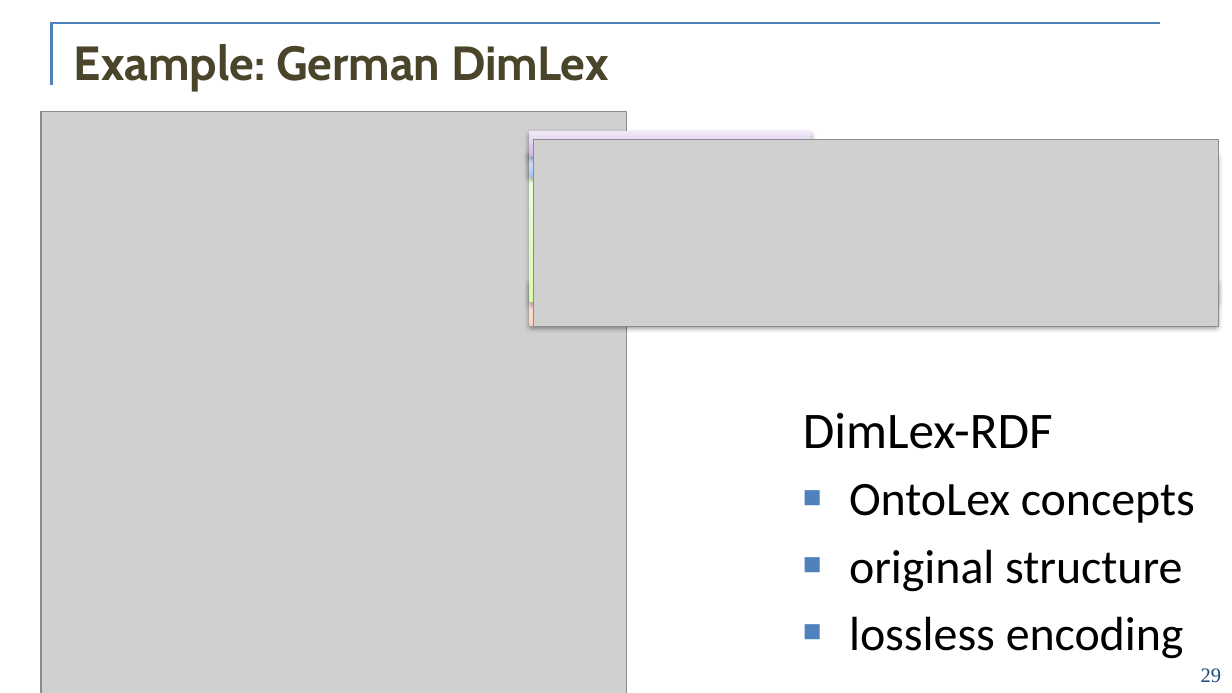
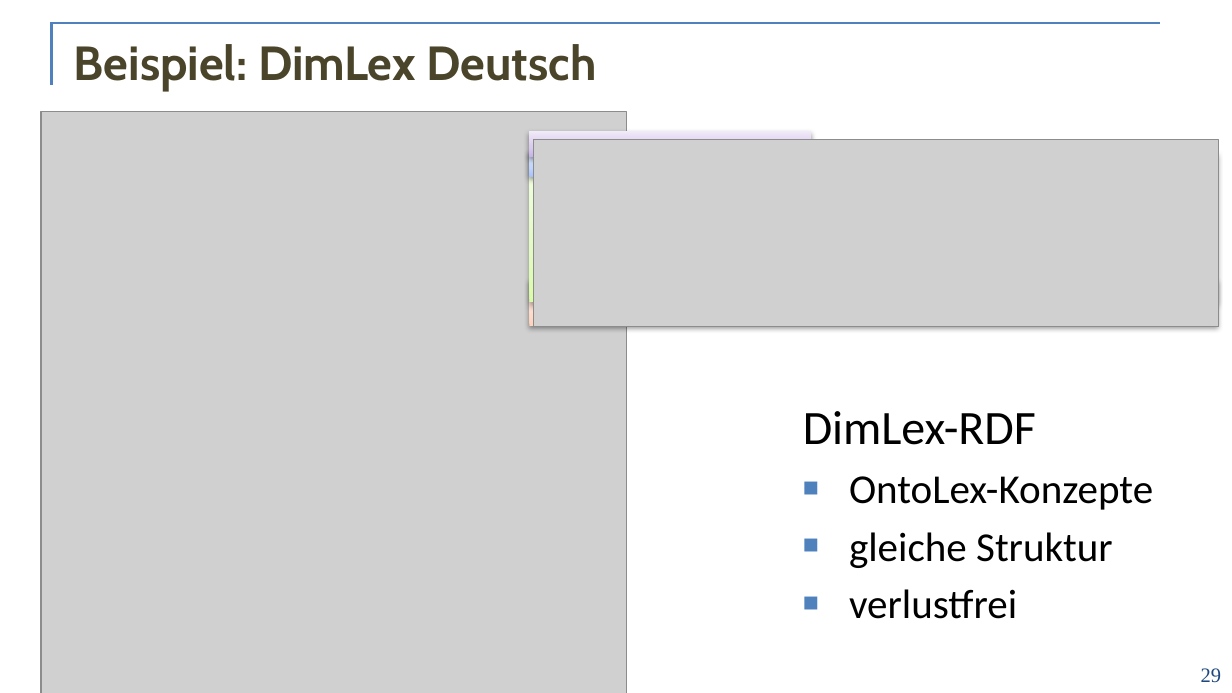
Before and after one commit to acoli-repo/rdf4discourse, a slide deck: slide 29 of doc/vortrag-formatted.pptx. Drawn at 1232x693 pixels with LibreOffice and Linux fonts; fonts in the diff are those of the drawing; grey boxes stand for pictures; background and template pictures are left out. Boxes give left, top, right and bottom in pixels: in the first picture for what was removed or moved away, otherwise in the second. Text is boxed around its words. In the diff, an @@ line names an element or a change of style, - is before the commit and + after.

```diff
--- a/doc/vortrag-formatted.pptx
+++ b/doc/vortrag-formatted.pptx
@@ title at [74,44,597,91]: text changed @@
-Example: German DimLex
+Beispiel: DimLex Deutsch
@@ text at [803,411,1036,445]: size 30 to 28 pt in "DimLex-RDF" @@
@@ text at [849,476,1153,619]: text changed; size 28 to 24 pt @@
-■ OntoLex concepts
-■ original structure
-■ lossless encoding
+■ OntoLex-Konzepte
+■ gleiche Struktur
+■ verlustfrei
```
Also in this commit, not shown: 14 other slides changed, 40 slides added, 9 slides removed.
